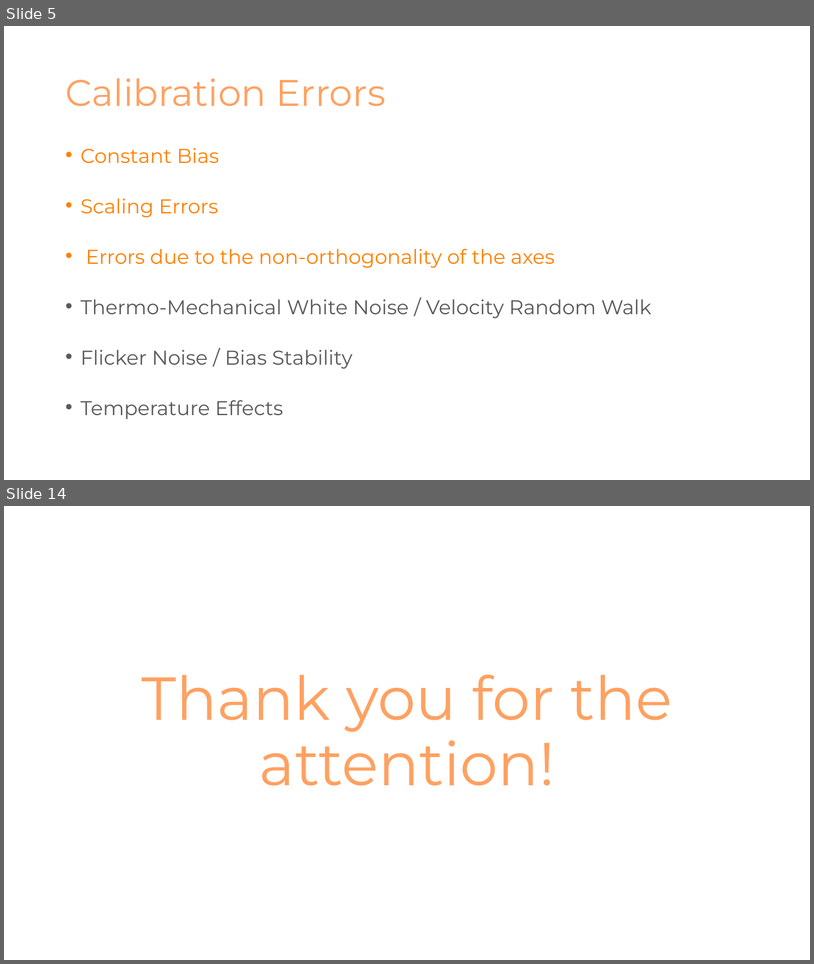
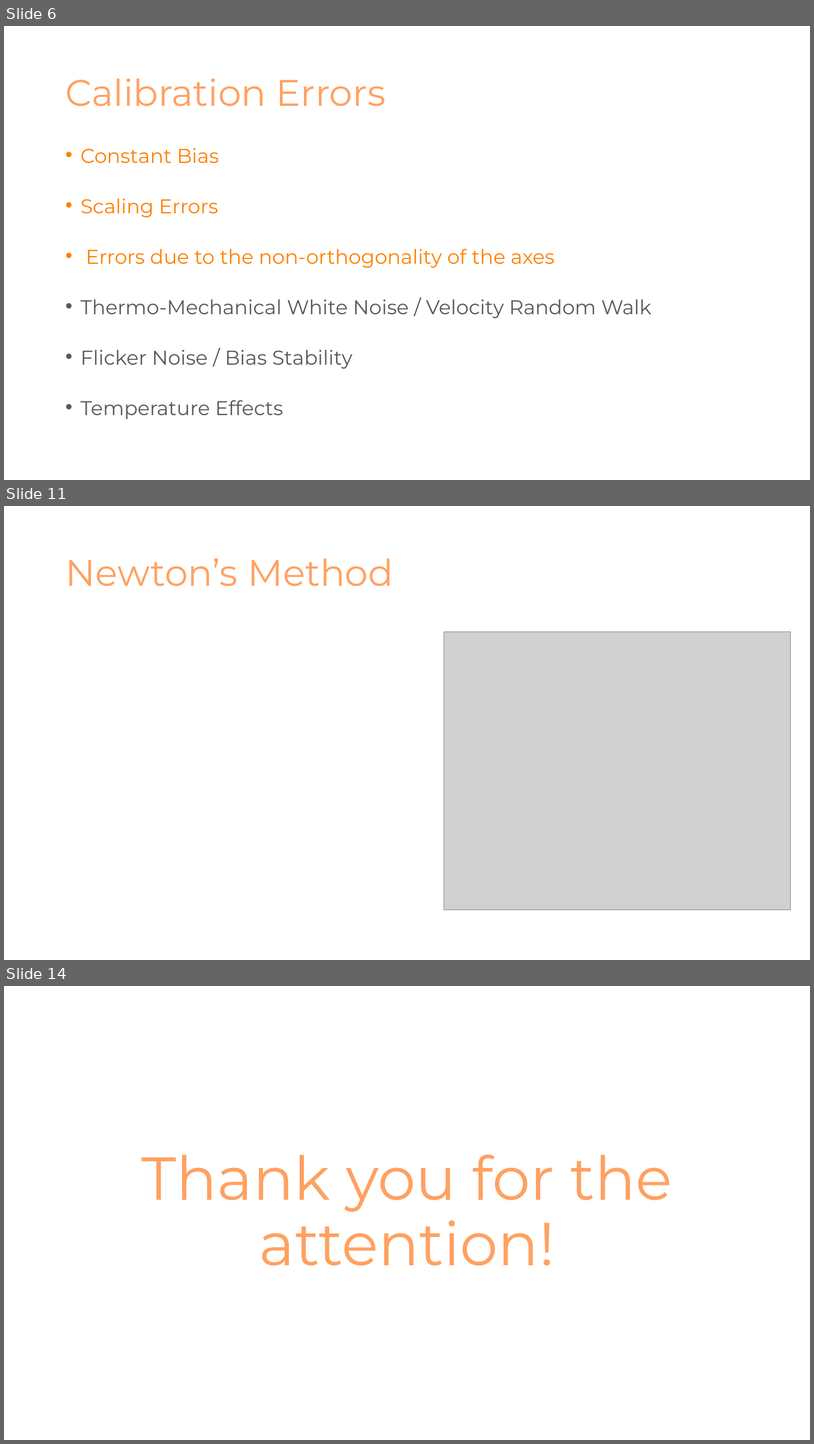
Before and after one commit to NikolaTotev/AMMRP-Course-Project, a slide deck: Presentation Materials/Калибриране на MEMS Акселерометри.pptx. Shown one above the other, each under a label of ours: slides 5 and 14 before the commit, slides 6, 11 and 14 after it; the slides between them are not shown. The pictures are 814x964 and 814x1444 pixels, drawn with LibreOffice and Linux fonts; fonts in the diff are those of the drawing; grey boxes stand for pictures. Boxes give left, top, right and bottom in pixels: in the first picture for what was removed or moved away, otherwise in the second. Text is boxed around its words. In the diff, an @@ line names an element or a change of style, - is before the commit and + after.

```diff
--- a/Presentation Materials/Калибриране на MEMS Акселерометри.pptx
+++ b/Presentation Materials/Калибриране на MEMS Акселерометри.pptx
@@ slide 11 added at [4, 506, 810, 960], background #FFFFFF @@
@@ title added at [65, 558, 393, 586], 44 pt, text #FFA161 @@
+Newton’s Method
@@ picture added at [444, 632, 792, 910] @@
@@ what was slide 5 is now slide 6 @@
```
Also in this commit, not shown: 5 slides changed, 4 other slides added, 4 slides removed, 5 other files.
